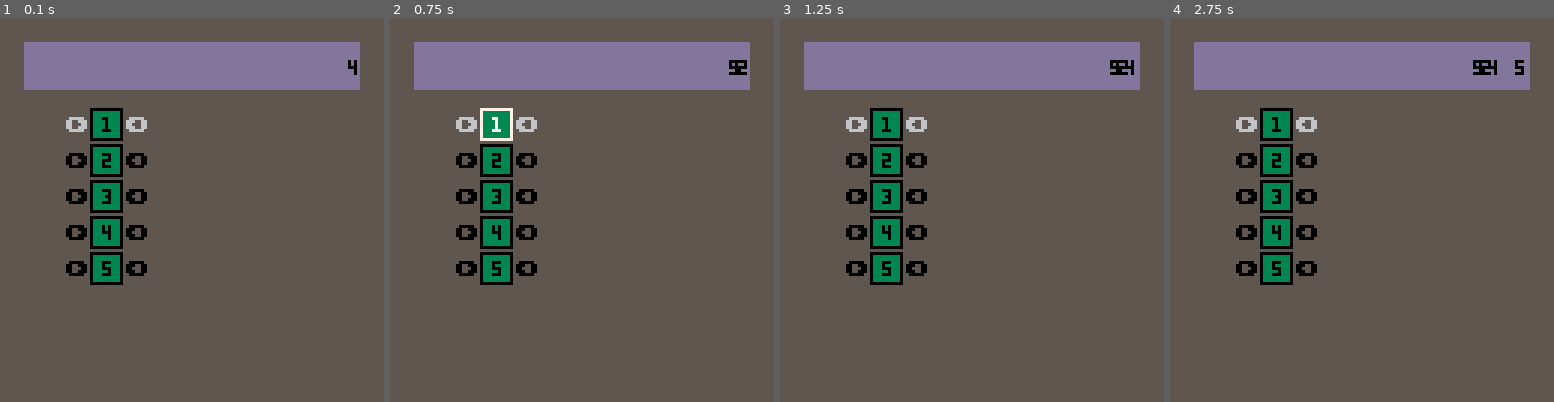
Above: before the commit, frames 1-4 (left to right).
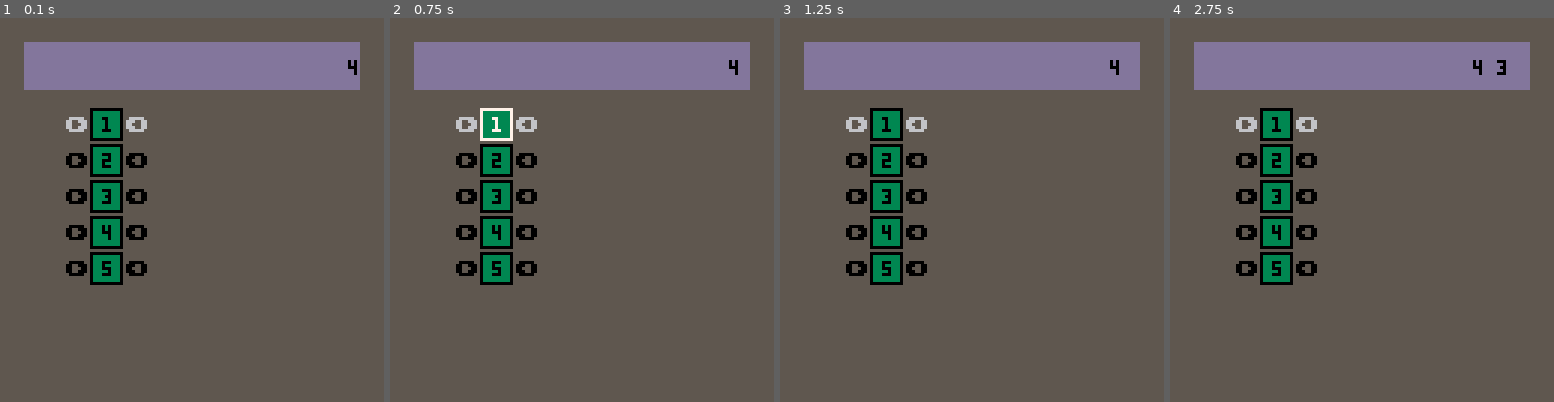
Above: after the commit, the same moments.

Repository: PedroMR/pico8
Game: PICO-8 cartridge pictober/mindless.p8
Same seed, same stepped clock (60 frames per second), same inputs: the game is played once before the commit and once after it.
Inputs:
- Up to frame 1 (0.1 s): no input
- Up to frame 2 (0.75 s): tap X (X key) at 0.33 s; tap O (Z key) at 0.7 s
- Up to frame 3 (1.25 s): tap X (X key) at 1.07 s
- Up to frame 4 (2.75 s): hold Right 1.6-2.1 s; tap O (Z key) at 1.7, 2.1, 2.5 s; tap X (X key) at 1.85 s; hold Up 2.15-2.42 s; hold Right from 2.47 s (still down)

Frame 1 is identical in both runs. In frame 2, less than 0.1% of the frame differs, in the area x 88-93%, y 10-15%; in frame 3, 0.1%; in frame 4, 0.3%, in the area x 78-93%, y 10-15%.

Commit message:
Kinda works now. Remove first item if matching. No penalties

Diff:
--- a/pictober/mindless.p8
+++ b/pictober/mindless.p8
@@ -47,18 +47,46 @@
 select_button(1)
 
 function _update()
+ update_input()
+ update_tic()
+end
 
+function update_input()
 	if btnp(2) then select_button(sel_idx-1) end
 	if btnp(3) then select_button(sel_idx+1) end
 
-	if btn(4) or btn(5) then
+	if btnp(4) or btnp(5) then
 	 controls[sel_idx].on = true
+	 try_remove_tic(sel_idx)
 	else
 	 controls[sel_idx].on = false
 	end
+end
 
-	if rnd()>0.95 then
-		add_tic(ceil(rnd(5)).."")
+function try_remove_tic(sel_idx)
+  local first = ticker[1]
+  if first ~= nil and
+   first.lbl == ""..sel_idx then
+   del(ticker, first)
+  end
+--[[
+	for t in all(ticker) do
+		if t.lbl == ""..sel_idx then
+			del(ticker,t)
+		end
+	end
+]]
+end
+
+local time_to_tic = 0
+
+function update_tic()
+ time_to_tic -= 0.025
+ if time_to_tic <= 0 then
+		if rnd()>0.95 then
+			add_tic(ceil(rnd(5)).."")
+			time_to_tic = 1
+		end
  end
  --move ticker symbols
  for tic in all(ticker) do
